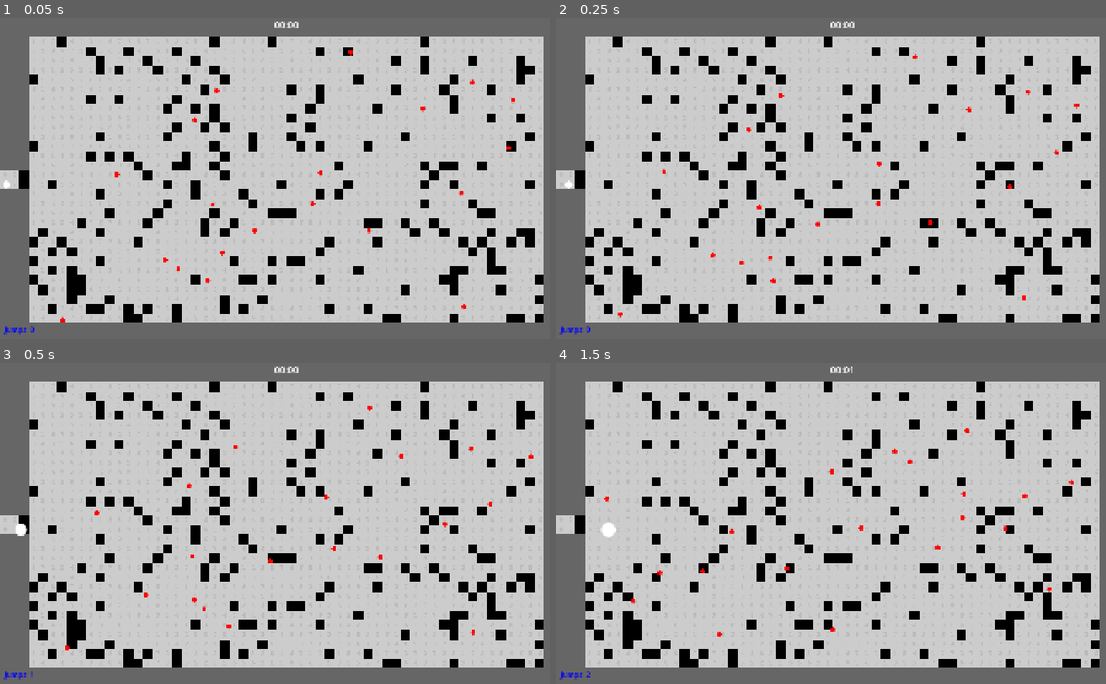
Above: before the commit, frames 1-4 (two rows, left to right).
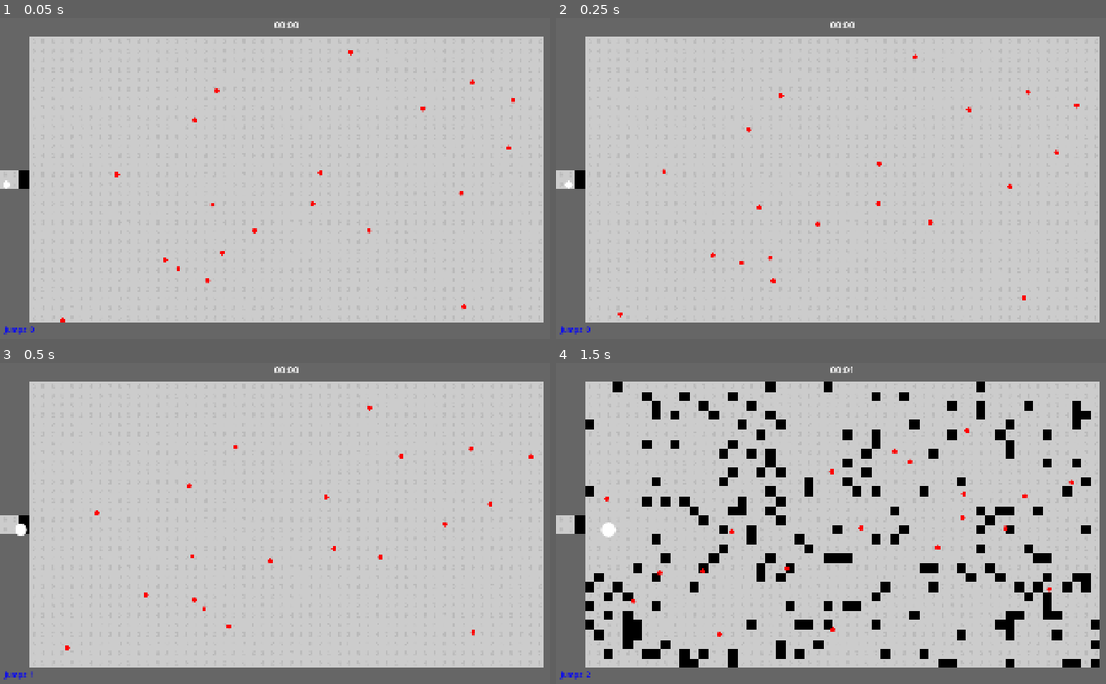
Above: after the commit, the same moments.

Repository: njamster/gmtk_jam_2026
Game: Godot game, scene res://game.tscn
Two runs of this game, one before a commit and one after it. Both use one fixed random seed, a clock stepped at 60 frames per second and the inputs below.
Inputs:
- Up to frame 1 (0.05 s): no input
- Up to frame 2 (0.25 s): no input
- Up to frame 3 (0.5 s): no input
- Up to frame 4 (1.5 s): hold D (move_right) 0.53-1.28 s; hold S (move_down) from 1.28 s (still down)

The runs differ from the first frame. In frame 1, 9.9% of the frame differs, in the area x 5-99%, y 5-95%; in frame 2, 9.9%; in frame 3, 9.9%; in frame 4, nothing differs.

Commit message:
Add earthquake sound effect

Diff:
--- a/tilemap/tile_map.gd
+++ b/tilemap/tile_map.gd
@@ -33,6 +33,7 @@
 
 	randomize_counters()
 
+	await get_tree().create_timer(1.0).timeout
 	earthquake()
 
 
@@ -64,7 +65,7 @@
 	count_down_cell(local_to_map(pos))
 
 
-func count_down_cell(cell: Vector2i) -> void:
+func count_down_cell(cell: Vector2i, play_sounds := true) -> void:
 	var tile_data = get_cell_atlas_coords(cell)
 	match tile_data:
 		DURABILITY_9:
@@ -85,7 +86,8 @@
 			set_cell(cell, 1, DURABILITY_1)
 		DURABILITY_1:
 			set_cell(cell, 1, GAP_TILE)
-			SoundManager.play_sound(preload("res://tilemap/sounds/crumble.wav"), true)
+			if play_sounds:
+				SoundManager.play_sound(preload("res://tilemap/sounds/crumble.wav"), true)
 
 
 func earthquake() -> void:
@@ -94,4 +96,5 @@
 			var cell = Vector2i(x, y)
 			if get_cell_atlas_coords(cell) == WALL_TILE:
 				continue
-			count_down_cell(cell)
+			count_down_cell(cell, false)
+	SoundManager.play_sound(preload("res://tilemap/sounds/earthquake.wav"), true)
Not shown, added: tilemap/sounds/earthquake.wav.import
Not shown, added: tilemap/sounds/earthquake.wav
